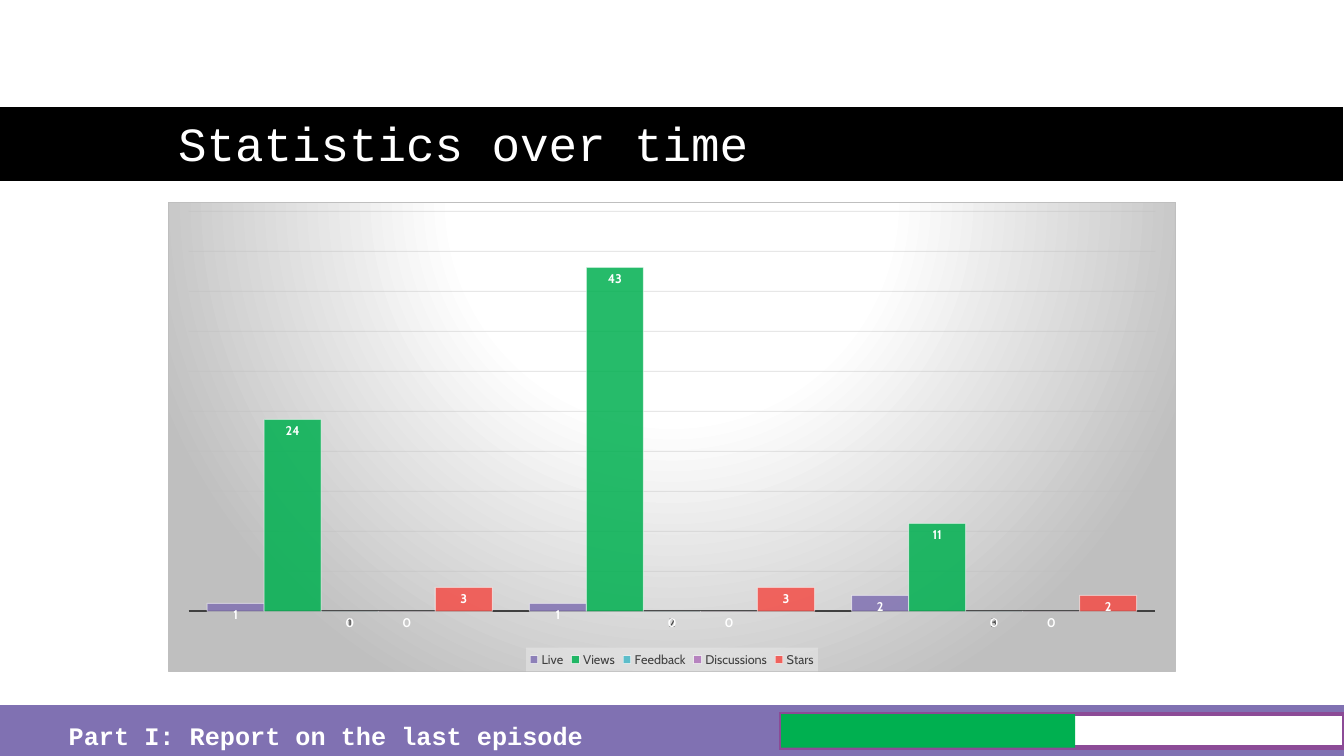
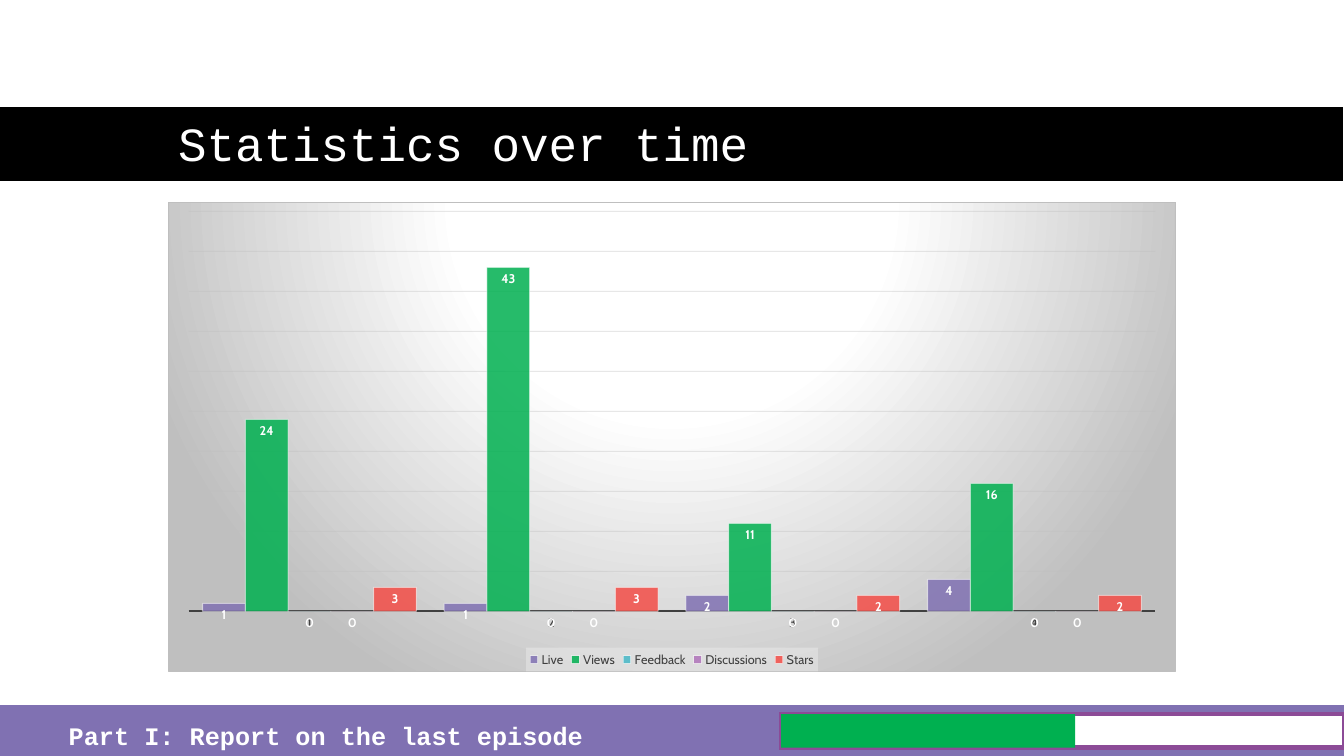
Before and after one commit to just-the-benno/BlazQ, a slide deck: slide 7 of episode5/media/slides-episode-05.pptx. Drawn at 1344x756 pixels with LibreOffice and Linux fonts; fonts in the diff are those of the drawing; background and template pictures are left out. Boxes give left, top, right and bottom in pixels: in the first picture for what was removed or moved away, otherwise in the second. Text is boxed around its words. In the diff, an @@ line names an element or a change of style, - is before the commit and + after.

```diff
--- a/episode5/media/slides-episode-05.pptx
+++ b/episode5/media/slides-episode-05.pptx
@@ column chart at <box>168,202,1177,673</box> @@
-categories: 1, 2, 3
+categories: 1, 2, 3, 4
-Live: 1, 1, 2
+Live: 1, 1, 2, 4
-Views: 24, 43, 11
+Views: 24, 43, 11, 16
-Feedback: 0, 0, 0
+Feedback: 0, 0, 0, 0
-Discussions: 0, 0, 0
+Discussions: 0, 0, 0, 0
-Stars: 3, 3, 2
+Stars: 3, 3, 2, 2
```
Also in this commit, not shown: 3 other slides changed, 40 other files.
